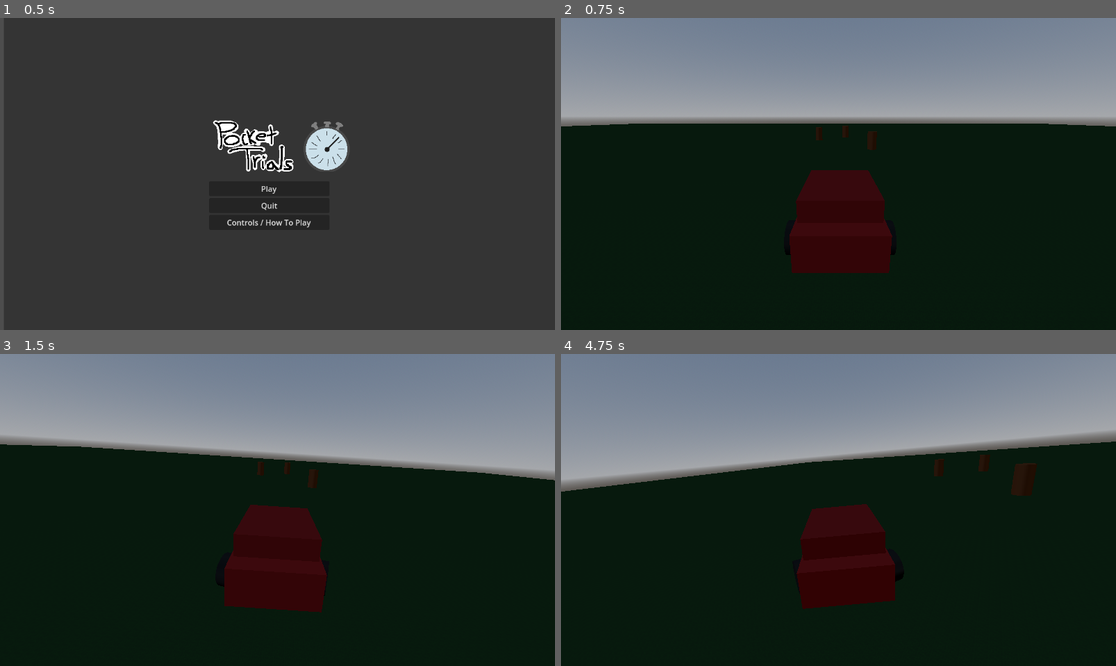
Above: before the commit, frames 1-4 (two rows, left to right).
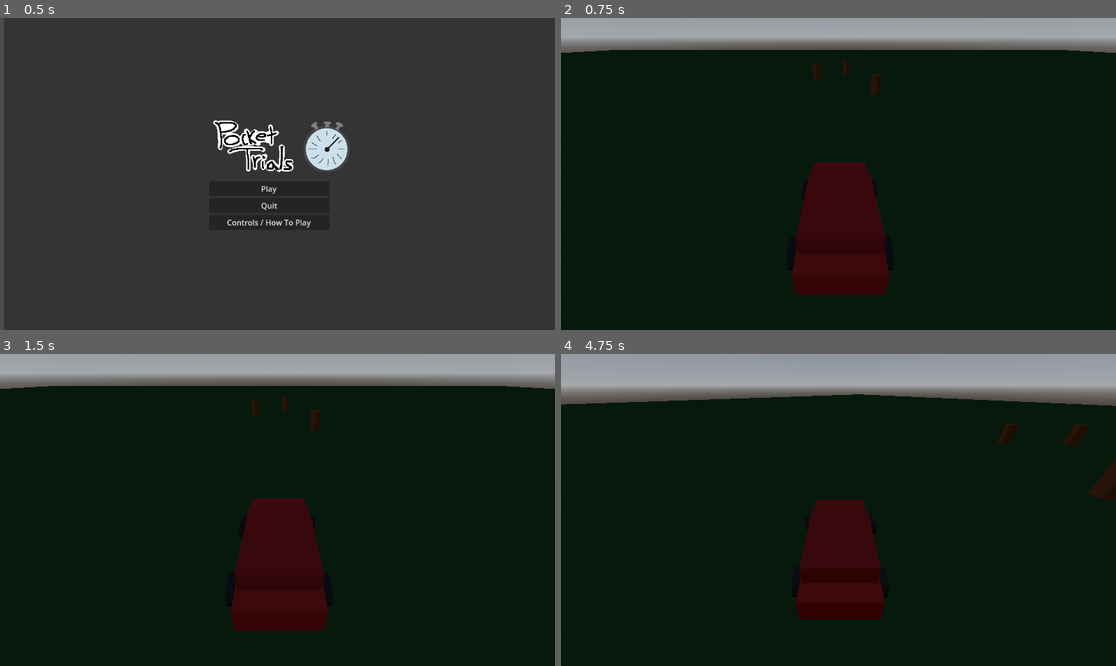
Above: after the commit, the same moments.

Repository: JohnMarkHarris843/PocketTrials
Game: Godot game, scene res://scenes/main_menu/main_menu.tscn
The game is run twice, just before and just after one commit, with the same random seed, the same clock (stepped at 60 frames per second) and the same inputs.
Inputs:
- Up to frame 1 (0.5 s): no input
- Up to frame 2 (0.75 s): click "Play" at 0.5 s
- Up to frame 3 (1.5 s): tap Enter at 1.25 s; hold D (right) from 1.28 s (still down); hold Space (drift) from 1.28 s (still down)
- Up to frame 4 (4.75 s): release D (right) at 2.03 s; release Space (drift) at 2.03 s; hold A (left) 2.03-2.78 s; tap Space (drift) at 2.1, 3.6 s; hold D (right) 2.78-3.53 s; hold Space (drift) 2.78-3.53 s; hold W (forward) 3.53-4.28 s; hold A (left) from 4.28 s (still down); hold Space (drift) from 4.28 s (still down)

Frame 1 is identical in both runs. In frame 2, 35% of the frame differs, in the area x 0-100%, y 0-89%; in frame 3, 35%; in frame 4, 36%, in the area x 0-100%, y 0-86%.

Commit message:
added drift marks

Diff:
--- a/3d-game/scenes/car/red-car.tscn
+++ b/3d-game/scenes/car/red-car.tscn
@@ -1,6 +1,7 @@
-[gd_scene load_steps=9 format=3 uid="uid://b7ub2d6yxd7bk"]
+[gd_scene load_steps=10 format=3 uid="uid://b7ub2d6yxd7bk"]
 
 [ext_resource type="Script" uid="uid://2kyn5qq3wjl0" path="res://scripts/car/car.gd" id="1_futqk"]
+[ext_resource type="PackedScene" uid="uid://dgw7k2xsmq23g" path="res://scenes/effects/tire_mark.tscn" id="2_6r2s1"]
 
 [sub_resource type="StandardMaterial3D" id="StandardMaterial3D_futqk"]
 albedo_color = Color(0.5921569, 0, 0, 1)
@@ -23,13 +24,15 @@
 
 [node name="Car" type="CharacterBody3D"]
 script = ExtResource("1_futqk")
+tire_mark_scene = ExtResource("2_6r2s1")
+drift_threshold = 0.1
 
 [node name="Camera3D" type="Camera3D" parent="."]
-transform = Transform3D(1, 0, 0, 0, 0.961961, 0.27318698, 0, -0.27318698, 0.961961, -0.01673901, 1.1745843, 2.2883778)
+transform = Transform3D(1, 0, 0, 0, 0.82972014, 0.5581796, 0, -0.5581796, 0.82972014, -0.01673901, 1.8840169, 1.80954)
 current = true
 
 [node name="LowerBody" type="MeshInstance3D" parent="."]
-transform = Transform3D(0.8, 0, 0, 0, 0.7, 0, 0, 0, 0.9, 0, 0.10525584, 0)
+transform = Transform3D(0.8, 0, 0, 0, 0.6, 0, 0, 0, 0.9, 0, 0.12381601, 0)
 material_override = SubResource("StandardMaterial3D_futqk")
 mesh = SubResource("BoxMesh_6r2s1")
 skeleton = NodePath("../..")
@@ -44,21 +47,25 @@
 transform = Transform3D(0.8, 0, 0, 0, 0.625, 0, 0, 0, 1.8, 0, 0.23376065, 0.0010052696)
 shape = SubResource("BoxShape3D_7b738")
 
-[node name="wheels" type="Node3D" parent="."]
+[node name="wheelsFront" type="Node3D" parent="."]
 transform = Transform3D(1, 0, 0, 0, 1, 0, 0, 0, 1, 0, -0.020105213, 0)
 
-[node name="front-left" type="MeshInstance3D" parent="wheels"]
+[node name="front-left" type="MeshInstance3D" parent="wheelsFront"]
 transform = Transform3D(-1.4424758e-08, -0.1, 0, 0.33, -4.371139e-09, 0, 0, 0, 0.33, -0.4190585, 0.026394486, -0.5231797)
 mesh = SubResource("CylinderMesh_hxla8")
 
-[node name="front-right" type="MeshInstance3D" parent="wheels"]
+[node name="front-right" type="MeshInstance3D" parent="wheelsFront"]
 transform = Transform3D(-1.4424758e-08, -0.1, 0, 0.33, -4.371139e-09, 0, 0, 0, 0.33, 0.419, 0.026, -0.523)
 mesh = SubResource("CylinderMesh_hxla8")
 
-[node name="back-left" type="MeshInstance3D" parent="wheels"]
-transform = Transform3D(-1.4424758e-08, -0.1, 0, 0.33, -4.371139e-09, 0, 0, 0, 0.33, -0.419, 0.026, 0.5)
+[node name="wheelsBack" type="Node3D" parent="."]
+
+[node name="backLeft" type="MeshInstance3D" parent="wheelsBack"]
+transform = Transform3D(-1.4424758e-08, -0.1, 0, 0.33, -4.371139e-09, 0, 0, 0, 0.33, -0.419, 0.0058947876, 0.5)
 mesh = SubResource("CylinderMesh_hxla8")
+skeleton = NodePath("../../wheelsFront")
 
-[node name="back-right" type="MeshInstance3D" parent="wheels"]
-transform = Transform3D(-1.4424758e-08, -0.1, 0, 0.33, -4.371139e-09, 0, 0, 0, 0.33, 0.419, 0.026, 0.5)
+[node name="backRight" type="MeshInstance3D" parent="wheelsBack"]
+transform = Transform3D(-1.4424758e-08, -0.1, 0, 0.33, -4.371139e-09, 0, 0, 0, 0.33, 0.419, 0.0058947876, 0.5)
 mesh = SubResource("CylinderMesh_hxla8")
+skeleton = NodePath("../../wheelsFront")
--- /dev/null
+++ b/3d-game/scenes/effects/tire_mark.tscn
@@ -0,0 +1,12 @@
+[gd_scene load_steps=3 format=3 uid="uid://dgw7k2xsmq23g"]
+
+[ext_resource type="Script" uid="uid://pgf24fgmafu6" path="res://scripts/effects/tire_mark.gd" id="1_t7d6g"]
+[ext_resource type="Texture2D" uid="uid://bpmvnpbp3qq62" path="res://assets/effects/tire-marks.png" id="1_u0y7u"]
+
+[node name="TireMark" type="Decal"]
+size = Vector3(0.5, 1, 2)
+texture_albedo = ExtResource("1_u0y7u")
+texture_normal = ExtResource("1_u0y7u")
+texture_orm = ExtResource("1_u0y7u")
+texture_emission = ExtResource("1_u0y7u")
+script = ExtResource("1_t7d6g")
--- a/3d-game/scenes/game/game.tscn
+++ b/3d-game/scenes/game/game.tscn
@@ -32,16 +32,19 @@
 background_mode = 2
 sky = SubResource("Sky_7h61r")
 ambient_light_color = Color(0.3200091, 0.6900171, 0.99999994, 1)
+ambient_light_energy = 3.0
+reflected_light_source = 2
 
 [node name="3DNode" type="Node3D"]
 
 [node name="Car" parent="." instance=ExtResource("1_7h61r")]
 transform = Transform3D(1, 0, 0, 0, 1, 0, 0, 0, 1, 0, 0.62822485, 0)
+drift_threshold = 0.1
 
 [node name="Floor" type="StaticBody3D" parent="."]
 
 [node name="MeshInstance3D" type="MeshInstance3D" parent="Floor"]
-transform = Transform3D(1, 0, 0, 0, 1, 0, 0, 0, 1, 0.0036213398, 0.037462234, -0.016759396)
+transform = Transform3D(1, 0, 0, 0, 1, 0, 0, 0, 1, 0.014719099, 0.15046644, 0.058920383)
 material_override = SubResource("StandardMaterial3D_klmno")
 mesh = SubResource("PlaneMesh_c1y5s")
 
--- a/3d-game/scripts/car/car.gd
+++ b/3d-game/scripts/car/car.gd
@@ -4,9 +4,9 @@
 @export var acceleration = 5.0
 @export var friction = 1.0 # How much the car slows down. Lower is more slippery.
 @export var turn_speed = 1.0
-@export var traction = 4.0 # How much grip the car has. Lower is more drifty.
-@export var drift_traction_multiplier = 0.5 # How much traction is reduced when drifting.
-@export var drift_turn_multiplier = 1.5 # How much sharper the car turns when drifting.
+@export var traction = 3.0 # How much grip the car has. Lower is more drifty.
+@export var drift_traction_multiplier = 0.2 # How much traction is reduced when drifting.
+@export var drift_turn_multiplier = 2.0 # How much sharper the car turns when drifting.
 
 @export var steer_angle = 0.4
 @export var wheel_radius = 0.4 # Adjust this to match your wheel's size
@@ -14,10 +14,15 @@
 # Camera effects
 @export var sway_strength = 0.1
 @export var sway_speed = 5.0
-@export var max_fov_increase = 10.0
-@export var fov_change_speed = 2.0
+@export var max_fov_increase = 20.0
+@export var fov_change_speed = 5.0
 
-@onready var wheels_node = $wheels
+@export var tire_mark_scene: PackedScene
+@export var drift_threshold = 1.0 # Lateral speed at which tire marks appear
+@export var tire_mark_offset_left = Vector3(-0.3, -0.4, 0.5) # Offset for left rear wheel
+@export var tire_mark_offset_right = Vector3(0.3, -0.4, 0.5) # Offset for right rear wheel
+
+@onready var wheels_node = $wheelsFront
 @onready var camera = $Camera3D
 
 var initial_fov: float
@@ -34,7 +39,8 @@
 
 	var current_turn_speed = turn_speed
 	var current_traction = traction
-	if Input.is_action_pressed("drift"):
+	var is_drifting = Input.is_action_pressed("drift")
+	if is_drifting:
 		current_traction *= drift_traction_multiplier
 		current_turn_speed *= drift_turn_multiplier
 
@@ -57,6 +63,11 @@
 	var forward_velocity = velocity.dot(-transform.basis.z)
 	var lateral_velocity = velocity.dot(transform.basis.x)
 
+	if is_drifting:
+		print("Drifting! Lateral Velocity: %s, Drift Threshold: %s" % [lateral_velocity, drift_threshold])
+		if lateral_velocity > drift_threshold or lateral_velocity < -drift_threshold:
+			_spawn_tire_mark()
+
 	var desired_velocity = -transform.basis.z * forward_velocity
 	desired_velocity += -transform.basis.x * lerp(lateral_velocity, 0.0, current_traction * delta)
 	velocity = desired_velocity.limit_length(speed)
@@ -71,10 +82,24 @@
 
 	move_and_slide()
 
-func _update_camera(turn_direction, delta):
+func _spawn_tire_mark():
+	if tire_mark_scene:
+		# Spawn for left tire
+		var mark_left = tire_mark_scene.instantiate()
+		get_parent().add_child(mark_left)
+		mark_left.global_transform.origin = global_transform.origin + global_transform.basis.x * tire_mark_offset_left.x + Vector3(0, tire_mark_offset_left.y, 0) + global_transform.basis.z * tire_mark_offset_left.z
+		mark_left.rotation.y = rotation.y
+
+		# Spawn for right tire
+		var mark_right = tire_mark_scene.instantiate()
+		get_parent().add_child(mark_right)
+		mark_right.global_transform.origin = global_transform.origin + global_transform.basis.x * tire_mark_offset_right.x + Vector3(0, tire_mark_offset_right.y, 0) + global_transform.basis.z * tire_mark_offset_right.z
+		mark_right.rotation.y = rotation.y
+
+func _update_camera(_turn_direction, delta):
 	# Camera Sway
-	var target_sway = -turn_direction * sway_strength
-	camera.rotation.z = lerp(camera.rotation.z, target_sway, sway_speed * delta)
+	#var target_sway = -turn_direction * sway_strength
+	#camera.rotation.z = lerp(camera.rotation.z, target_sway, sway_speed * delta)
 
 	# FOV effect based on speed
 	var speed_ratio = velocity.length() / speed
--- /dev/null
+++ b/3d-game/scripts/effects/tire_mark.gd
@@ -0,0 +1,12 @@
+extends Decal
+
+@export var fade_out_time = 5.0
+var life = 0.0
+
+func _process(delta):
+	life += delta
+	if life < fade_out_time:
+		var a = 1.0 - (life / fade_out_time)
+		modulate.a = a
+	else:
+		queue_free()
Binary file added: 3d-game/assets/effects/tire-marks.png
Not shown, added: 3d-game/assets/effects/tire-marks.png.import
Not shown, added: 3d-game/scripts/effects/tire_mark.gd.uid
